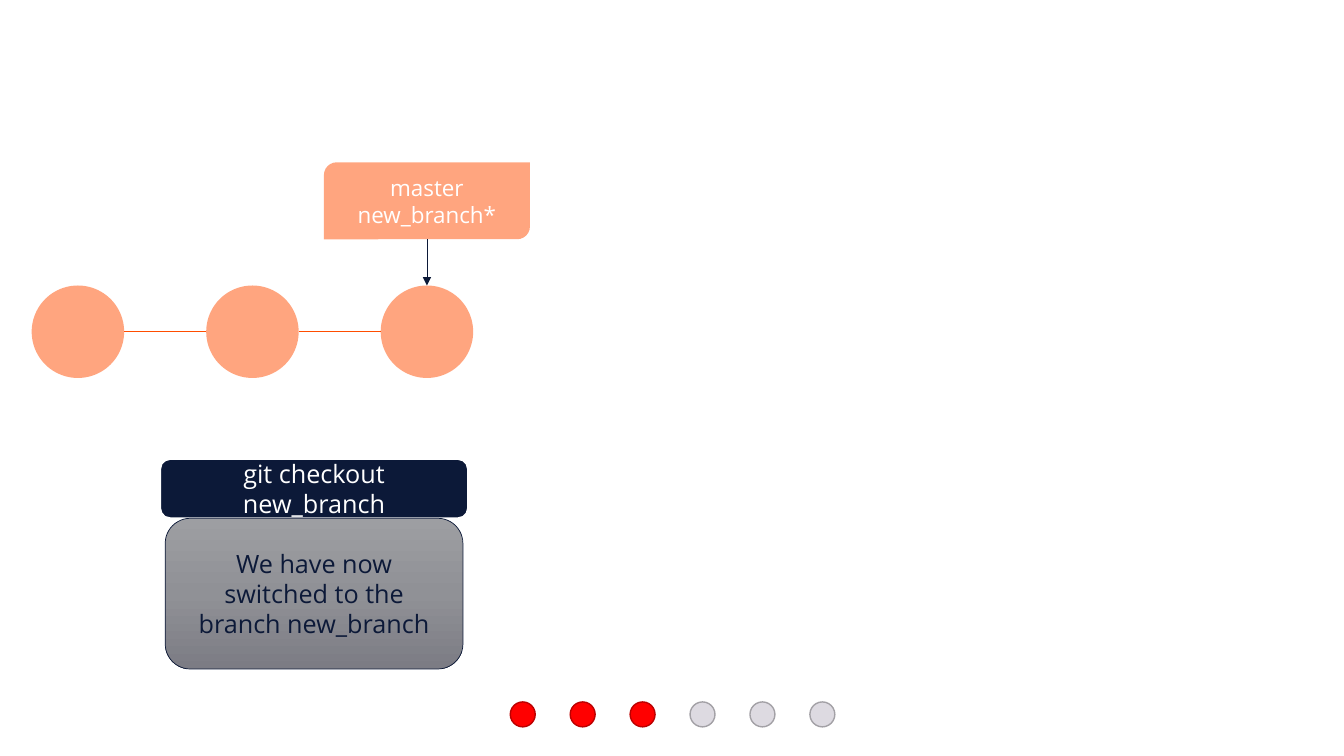
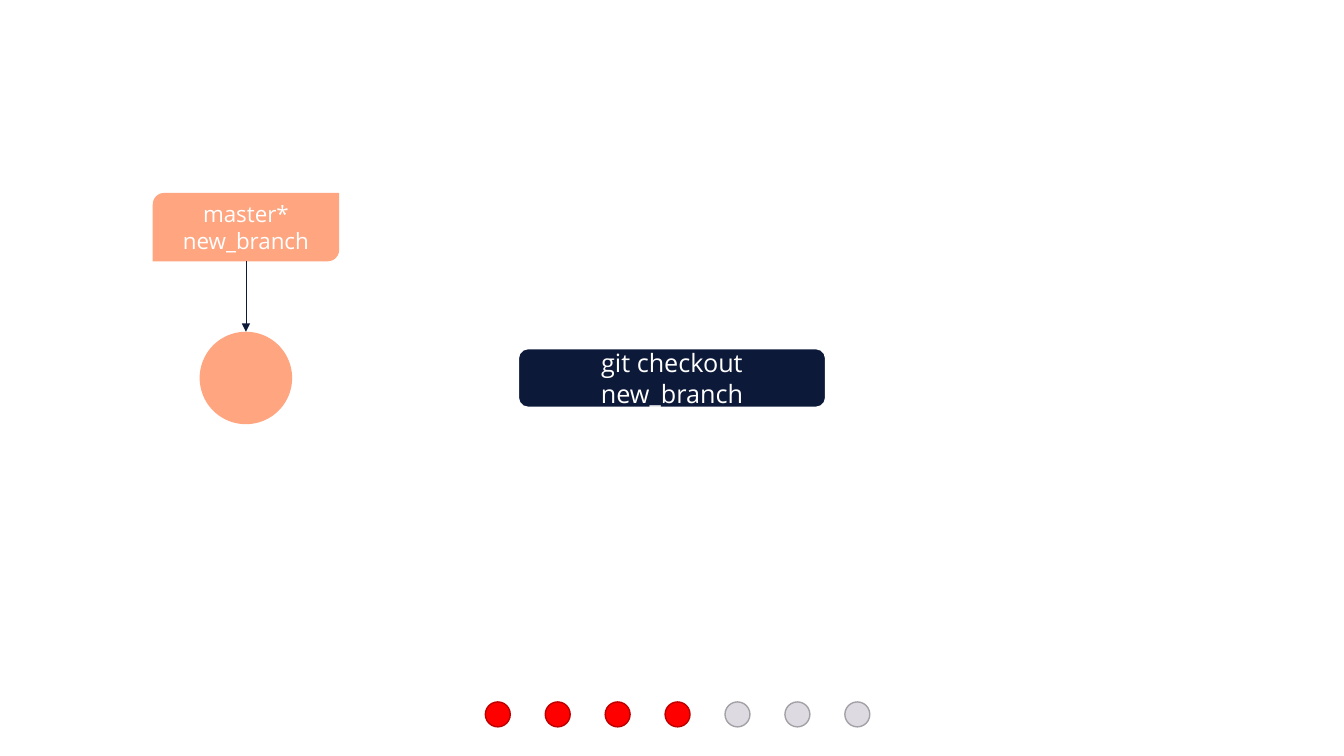
Before and after one commit to e815135/Shiny-App-Project, a slide deck: slide 39 of making basic workflow diagram.pptx (slide 38 before the commit). Drawn at 1344x756 pixels with LibreOffice and Linux fonts; fonts in the diff are those of the drawing. Boxes give left, top, right and bottom in pixels: in the first picture for what was removed or moved away, otherwise in the second. Text is boxed around its words. In the diff, an @@ line names an element or a change of style, - is before the commit and + after.

```diff
--- a/making basic workflow diagram.pptx
+++ b/making basic workflow diagram.pptx
@@ round diag rect "master*": place and size @@
-round diag rect "master*" at bbox=[324, 162, 529, 239]
+round diag rect "master*" at bbox=[153, 193, 340, 261]
@@ text in round diag rect at bbox=[183, 205, 309, 253]: text changed @@
-master
-new_branch*
+master*
+new_branch
@@ arrow moved from (427, 239) - (427, 285) to (246, 261) - (246, 332) @@
@@ ellipse: place and size @@
-ellipse at bbox=[207, 285, 299, 378]
+ellipse at bbox=[200, 332, 292, 424]
@@ group removed at bbox=[31, 285, 474, 378]: 2 ellipses, 2 lines @@
@@ rounded rectangle "git checkout new_branch": place and size @@
-rounded rectangle "git checkout new_branch" at bbox=[160, 459, 469, 518]
+rounded rectangle "git checkout new_branch" at bbox=[518, 349, 827, 408]
@@ rounded rectangle removed at bbox=[165, 518, 463, 669] @@
-We have now switched to the branch new_branch
@@ ellipse added at bbox=[665, 702, 691, 727], fill #FF0000, outline #BD0000 1 pt @@
@@ 5 ellipses: place and size @@
-5 ellipses at bbox=[510, 702, 835, 727]
+5 ellipses at bbox=[485, 702, 811, 727]
@@ ellipse: place and size @@
-ellipse at bbox=[691, 702, 716, 727]
+ellipse at bbox=[845, 702, 870, 727]
```
Also in this commit, not shown: 9 other slides changed, 2 slides added, 1 slide removed.
